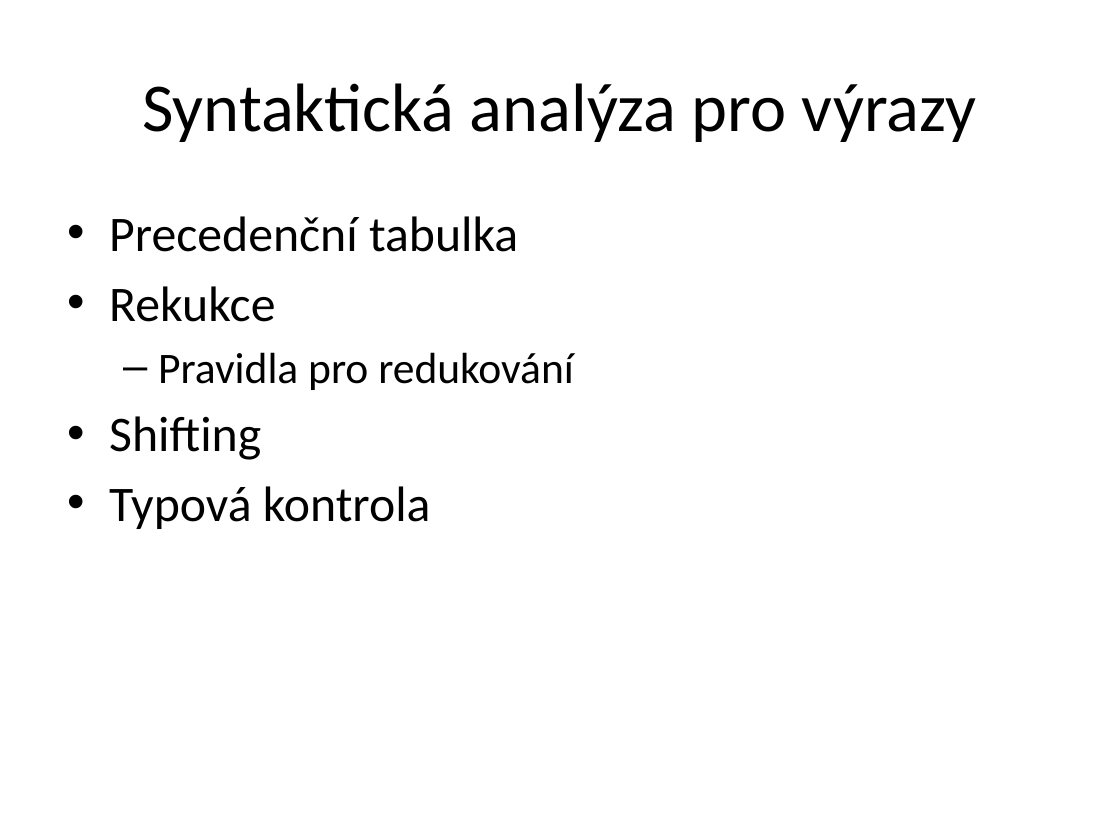
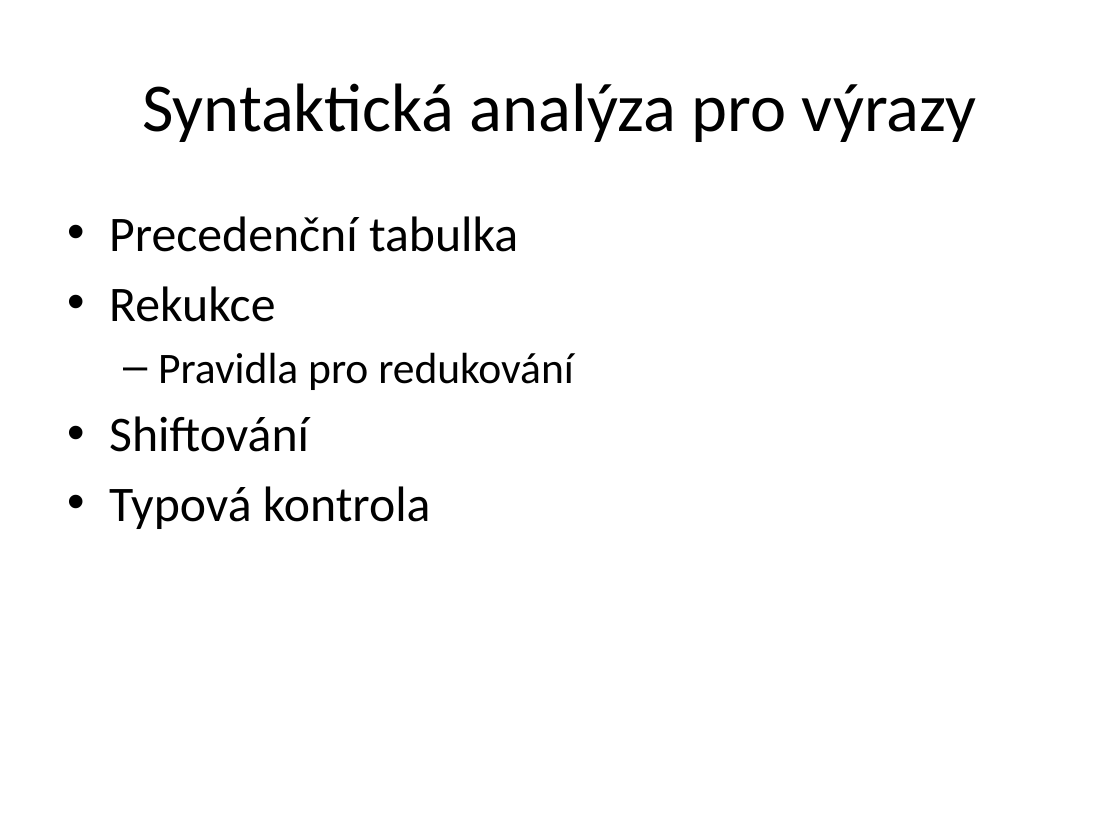
Before and after one commit to vojtond/Bugfree-ninja, a slide deck: slide 5 of sere hubou prdelí.pptx. Drawn at 1120x840 pixels with LibreOffice and Linux fonts; fonts in the diff are those of the drawing. Boxes give left, top, right and bottom in pixels: in the first picture for what was removed or moved away, otherwise in the second. Text is boxed around its words. In the diff, an @@ line names an element or a change of style, - is before the commit and + after.

```diff
--- a/sere hubou prdelí.pptx
+++ b/sere hubou prdelí.pptx
@@ text at <box>109,416,309,452</box>: text changed @@
-• Shifting
+• Shiftování
```
Also in this commit, not shown: 1 other file.
